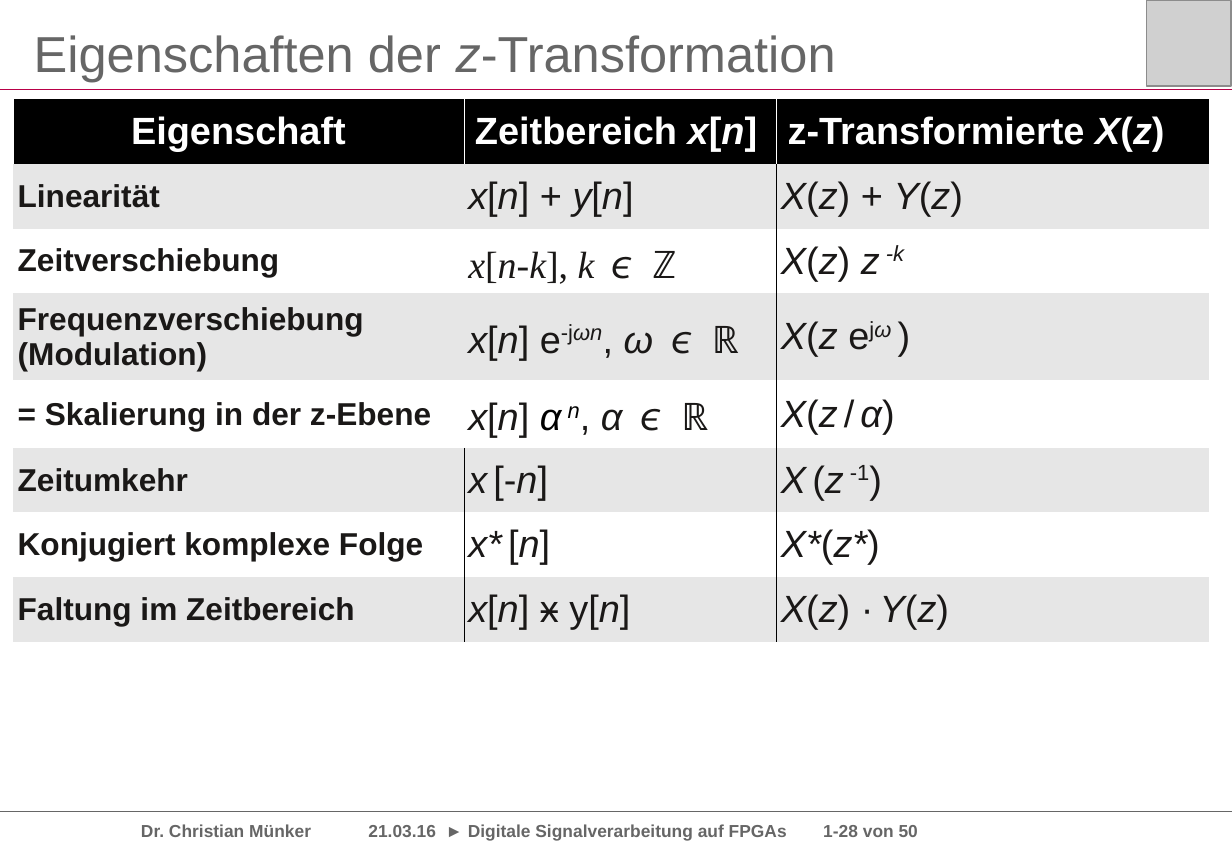
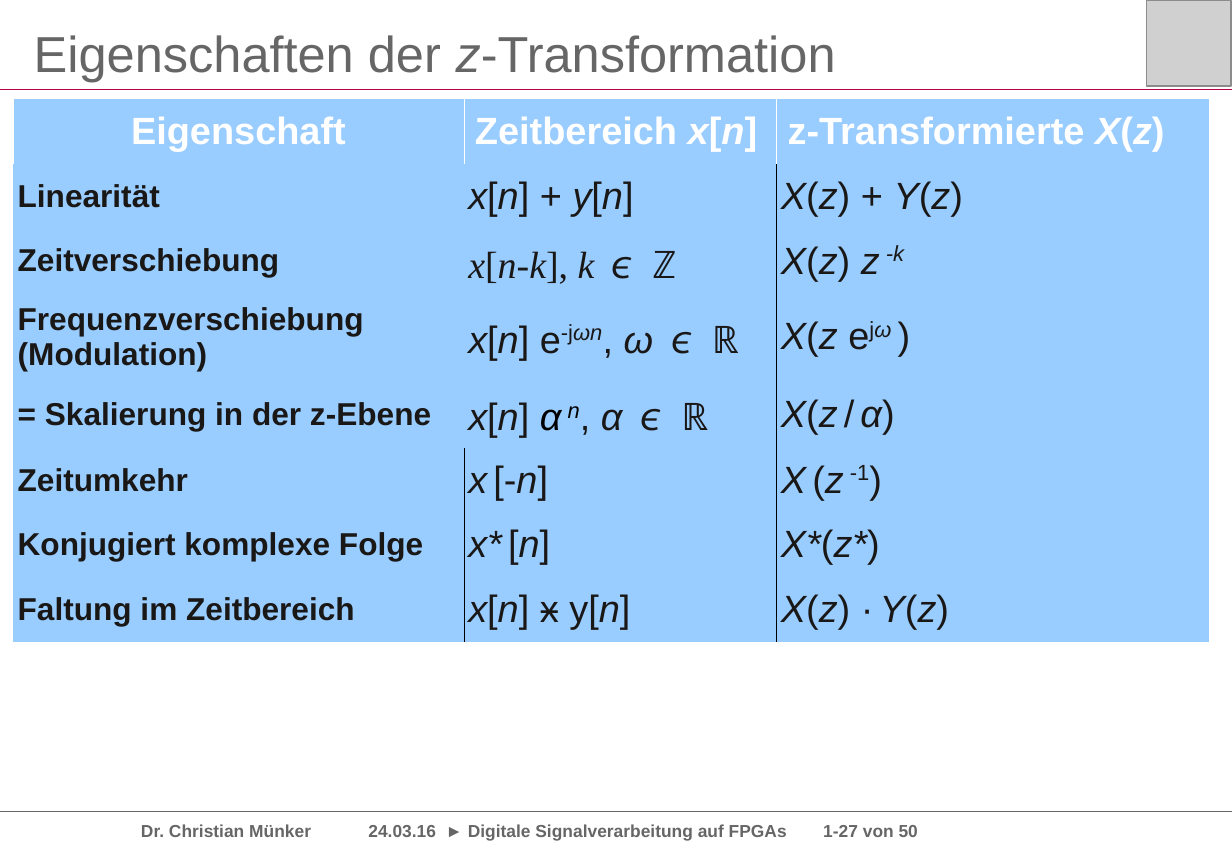
Before and after one commit to chipmuenk/dsp, a slide deck: slide 27 of slides/dsp_fpga-Kap01-LTI-Slides-Muenker.odp (slide 28 before the commit). Drawn at 1232x853 pixels with LibreOffice and Linux fonts; fonts in the diff are those of the drawing; grey boxes stand for pictures; background and template pictures are left out. Boxes give left, top, right and bottom in pixels: in the first picture for what was removed or moved away, otherwise in the second. Text is boxed around its words. In the diff, an @@ line names an element or a change of style, - is before the commit and + after.

```diff
--- a/slides/dsp_fpga-Kap01-LTI-Slides-Muenker.odp
+++ b/slides/dsp_fpga-Kap01-LTI-Slides-Muenker.odp
@@ table at <box>14,98,1209,634</box> @@
@@ fill #000000 to #99CCFF in row 1 @@
@@ fill #E6E6E6 to #99CCFF in 12 cells @@
@@ fill #FFFFFF to #99CCFF in 9 cells @@
@@ text at <box>141,824,918,841</box>: text changed @@
-Dr. Christian Münker 21.03.16 ► Digitale Signalverarbeitung auf FPGAs 1-28 von 50
+Dr. Christian Münker 24.03.16 ► Digitale Signalverarbeitung auf FPGAs 1-27 von 50
```
Also in this commit, not shown: 4 other slides changed, 1 other file.
